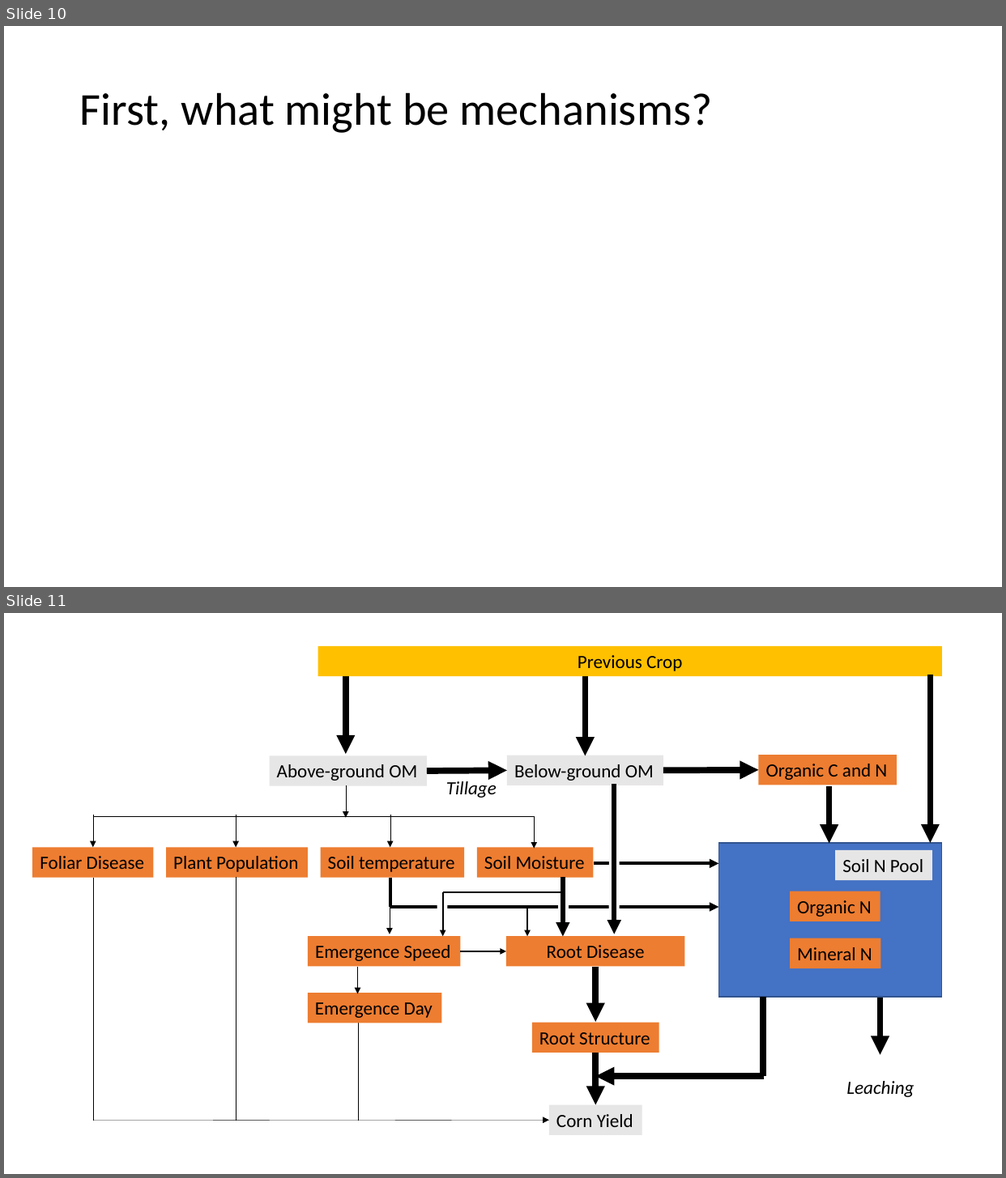
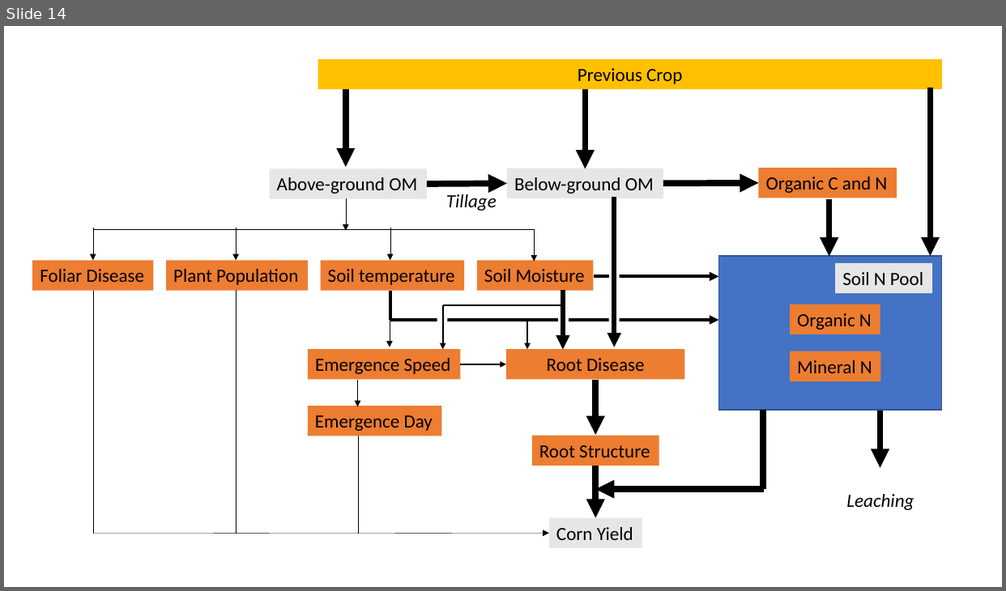
Before and after one commit to vanichols/ghproj_ccgap, a slide deck: talks/2021-03-18-Mike-mtg.pptx. Shown one above the other, each under a label of ours: slides 10 and 11 before the commit, slide 14 after it. The pictures are 1006x1178 and 1006x591 pixels, drawn with LibreOffice and Linux fonts; fonts in the diff are those of the drawing. Boxes give left, top, right and bottom in pixels: in the first picture for what was removed or moved away, otherwise in the second. Text is boxed around its words. In the diff, an @@ line names an element or a change of style, - is before the commit and + after.

```diff
--- a/talks/2021-03-18-Mike-mtg.pptx
+++ b/talks/2021-03-18-Mike-mtg.pptx
@@ slide 10 removed at <box>4,26,1002,587</box>, background #FFFFFF @@
@@ title removed at <box>80,92,713,133</box> @@
-First, what might be mechanisms?
@@ what was slide 11 is now slide 14 @@
```
Also in this commit, not shown: 1 slide changed, 2 slides added, 5 other files.
